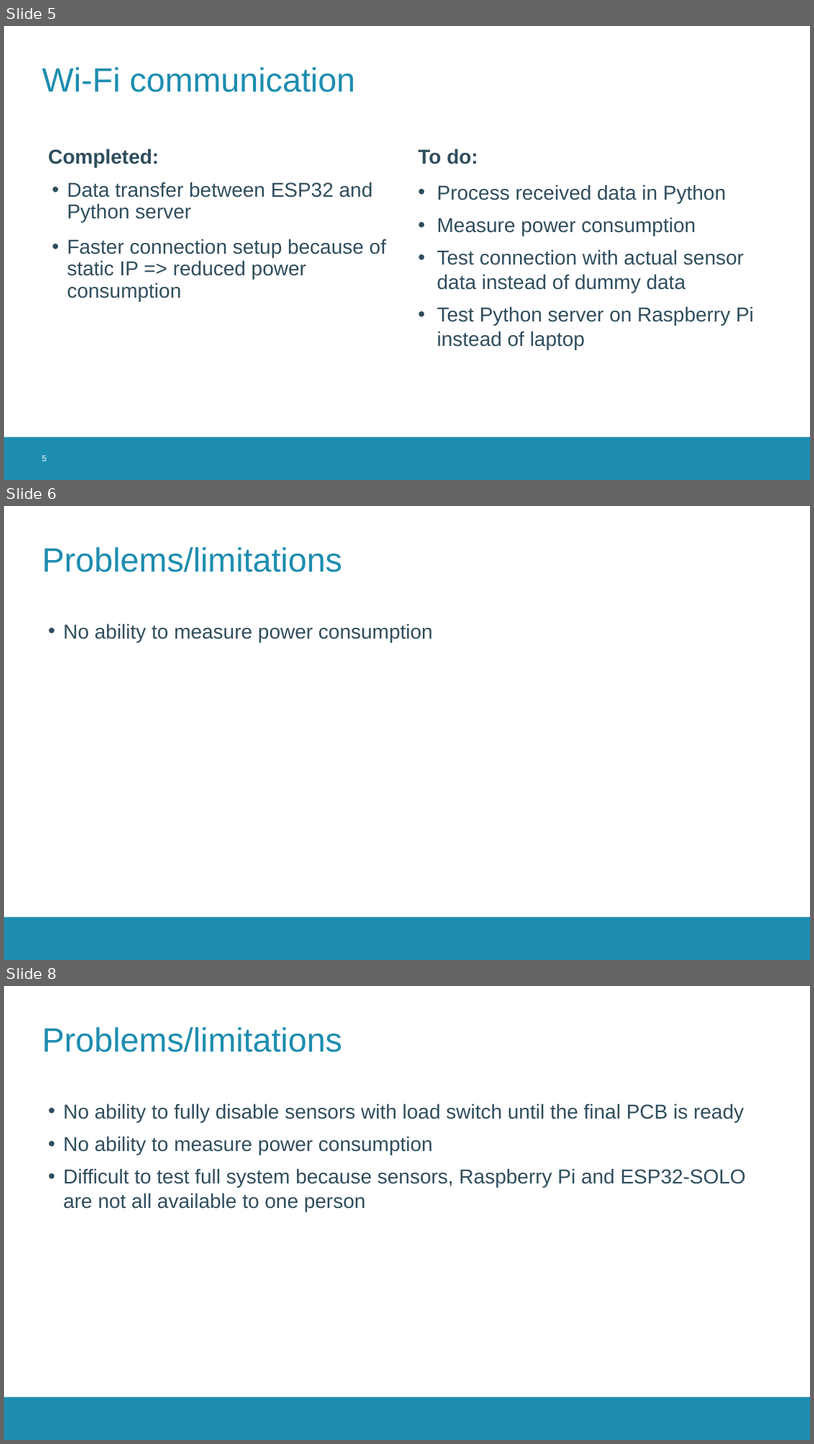
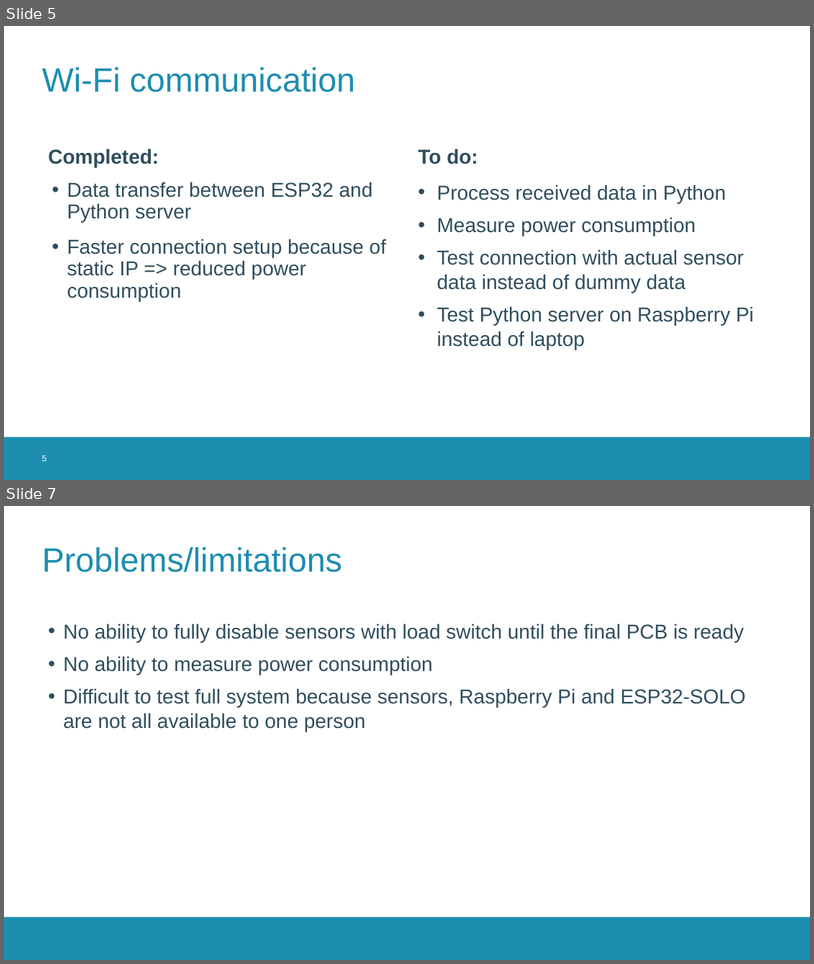
Before and after one commit to thomasf10/cosy_cafeteria, a slide deck: presentatie/tussentijdsepresentatie.pptx. Shown one above the other, each under a label of ours: slides 5, 6 and 8 before the commit, slides 5 and 7 after it; the slides between them are not shown. The pictures are 814x1444 and 814x964 pixels, drawn with LibreOffice and Linux fonts; fonts in the diff are those of the drawing; background and template pictures are left out. Boxes give left, top, right and bottom in pixels: in the first picture for what was removed or moved away, otherwise in the second. Text is boxed around its words. In the diff, an @@ line names an element or a change of style, - is before the commit and + after.

```diff
--- a/presentatie/tussentijdsepresentatie.pptx
+++ b/presentatie/tussentijdsepresentatie.pptx
@@ slide 6 removed at box(4, 506, 810, 960), background #FFFFFF; not listed: 1 template element that a slide beside it also shows @@
@@ title removed at box(42, 547, 342, 572) @@
-Problems/limitations
@@ text removed at box(63, 623, 433, 642) @@
-• No ability to measure power consumption
@@ what was slide 8 is now slide 7 @@
```
Also in this commit, not shown: 2 slides changed.
